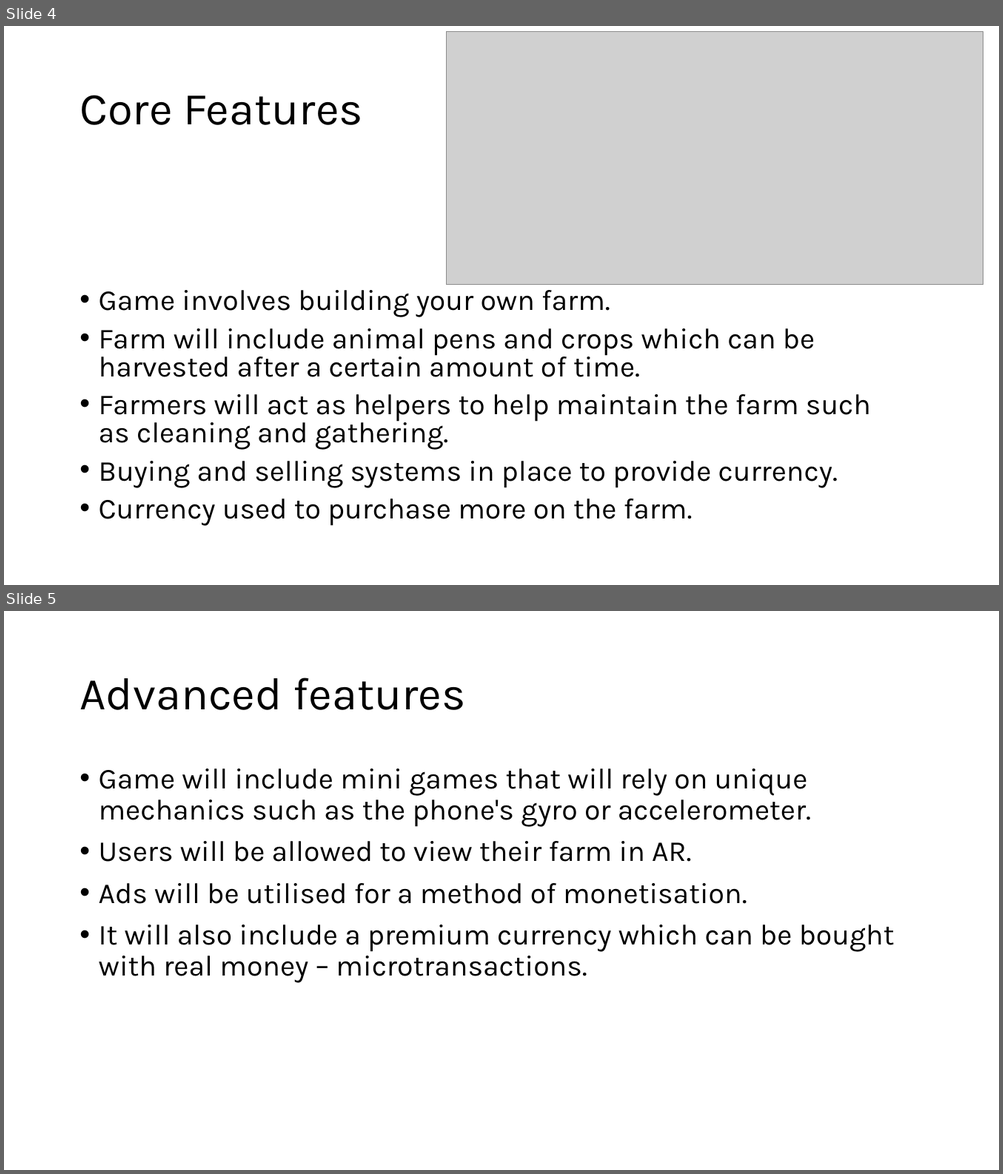
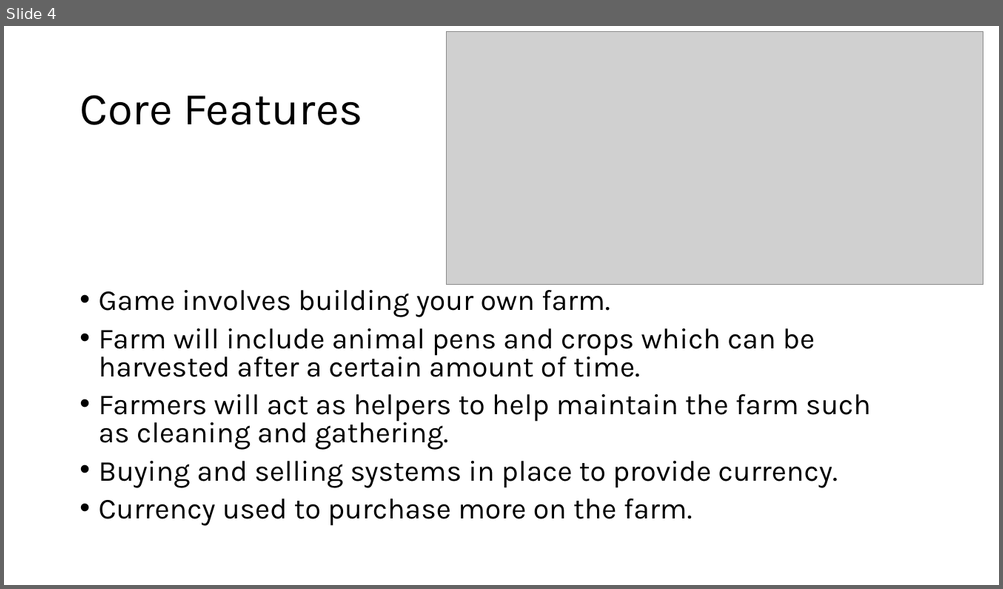
Before and after one commit to bar-nzie/MobileGameDevelopment, a slide deck: Mobile Game Development Presentation.pptx. Shown one above the other, each under a label of ours: slides 4 and 5 before the commit, slide 4 after it. The pictures are 1003x1174 and 1003x589 pixels, drawn with LibreOffice and Linux fonts; fonts in the diff are those of the drawing; grey boxes stand for pictures. Boxes give left, top, right and bottom in pixels: in the first picture for what was removed or moved away, otherwise in the second. Text is boxed around its words. In the diff, an @@ line names an element or a change of style, - is before the commit and + after.

```diff
--- a/Mobile Game Development Presentation.pptx
+++ b/Mobile Game Development Presentation.pptx
@@ slide 5 removed at bbox=[4, 611, 999, 1170], background #FFFFFF @@
@@ title removed at bbox=[79, 678, 466, 710] @@
-Advanced features
@@ text removed at bbox=[99, 769, 894, 983] @@
-• Game will include mini games that will rely on unique mechanics such as the phone's gyro or accelerometer.
-• Users will be allowed to view their farm in AR.
-• Ads will be utilised for a method of monetisation.
-• It will also include a premium currency which can be bought with real money – microtransactions.
```
Also in this commit, not shown: 3 slides added, 1 other slide removed, 8 other files.
